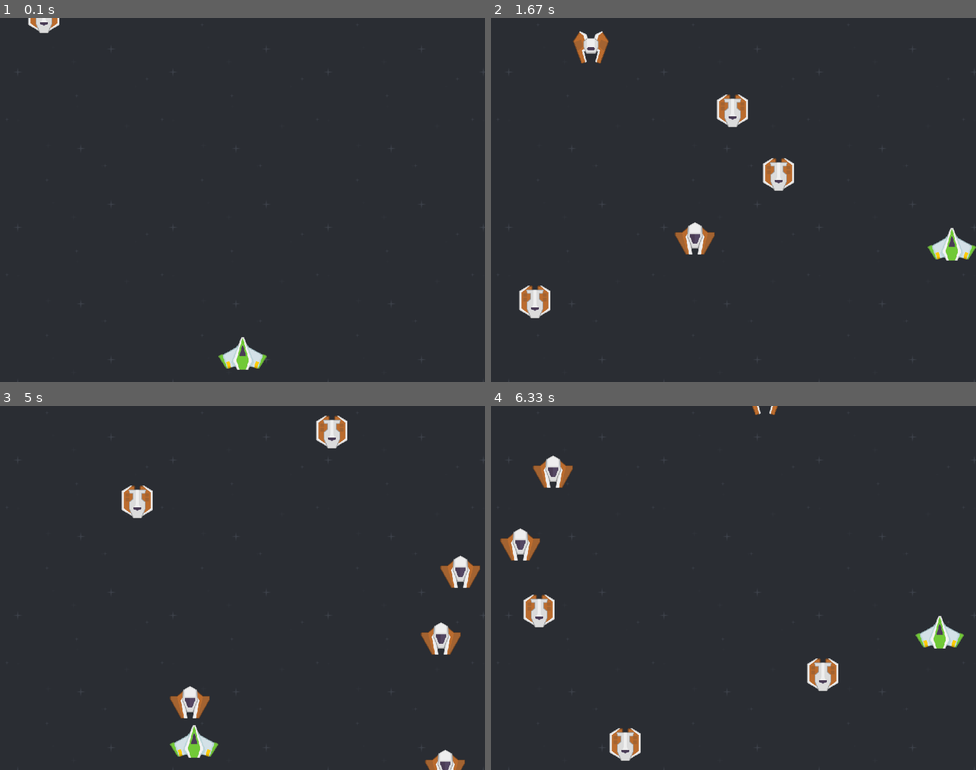
Above: before the commit, frames 1-4 (two rows, left to right).
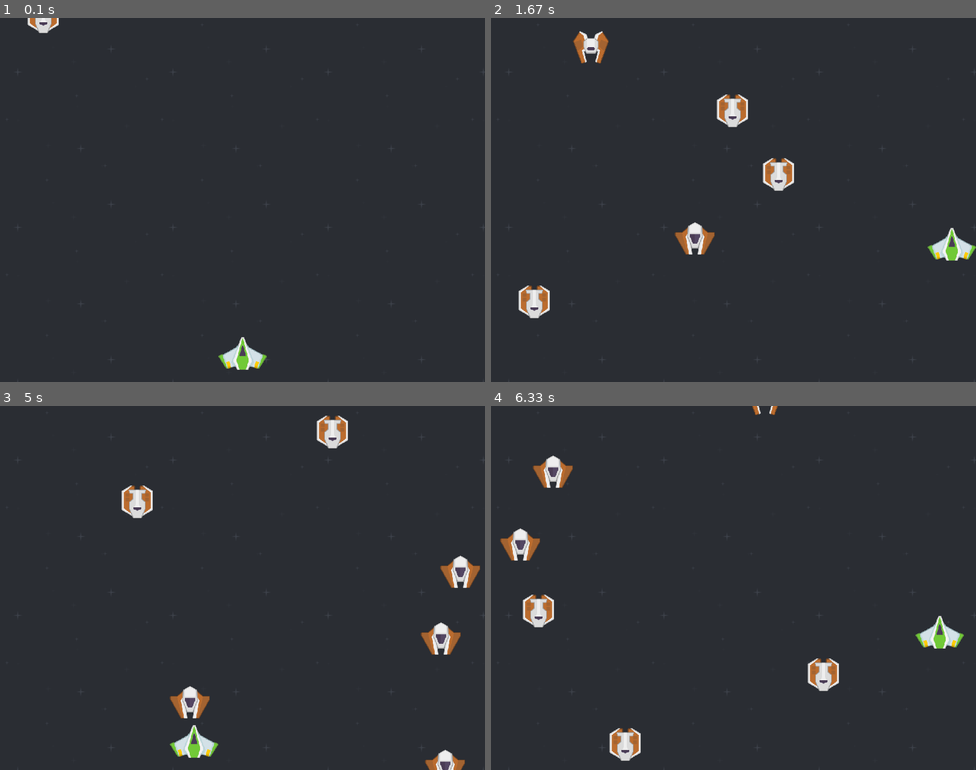
Above: after the commit, the same moments.

Repository: jguillo/curso-pygame
Game: pygame game, started from 5-enemigos.py
Two runs of this game, one before a commit and one after it. Both use one fixed random seed, a clock stepped at 60 frames per second and the inputs below.
Inputs:
- Up to frame 1 (0.1 s): no input
- Up to frame 2 (1.67 s): hold Right 0.33-0.8 s; hold Up 0.83-1.13 s; hold Right 1.17-1.63 s
- Up to frame 3 (5 s): hold Left 1.67-2.2 s; hold Down 2.23-2.53 s; hold Left 2.57-2.97 s; hold Up 3-3.37 s; hold Right 3.4-4.03 s; hold Down 4.07-4.43 s; hold Left 4.47-4.93 s; hold Right from 4.97 s (still down)
- Up to frame 4 (6.33 s): release Right at 5.43 s; hold Up 5.47-5.77 s; hold Right 5.8-6.27 s; hold Left from 6.3 s (still down)

The runs differ from the first frame. In frame 1, less than 0.1% of the frame differs, in the area x 5-13%, y 0-5%; in frame 2, 0.1%; in frame 3, 0.1%; in frame 4, 0.3%, in the area x 6-72%, y 51-79%.

Commit message:
Métodos de Rect y transformaciones

Diff:
--- a/5-enemigos.py
+++ b/5-enemigos.py
@@ -103,7 +103,7 @@
         # Reduce el tamaño de la imagen
         self.image = pygame.transform.scale(ship, self.rect.size)
         # Posición horizontal aleatoria en todo el ancho de la ventana
-        self.rect.x = random.uniform(0, WIDTH - self.rect.width)
+        self.rect.x = random.randint(0, WIDTH - self.rect.width)
         # Posición vertical por encima del borde superior
         self.rect.y = -self.rect.height
         # Velocidad horizontal aleatoria (izquierda, abajo, derecha)
--- a/6-balas.py
+++ b/6-balas.py
@@ -105,7 +105,7 @@
         # Reduce el tamaño de la imagen
         self.image = pygame.transform.scale(ship, self.rect.size)
         # Posición horizontal aleatoria en todo el ancho de la ventana
-        self.rect.x = random.uniform(0, WIDTH - self.rect.width)
+        self.rect.x = random.randint(0, WIDTH - self.rect.width)
         # Posición vertical por encima del borde superior
         self.rect.y = -self.rect.height
         # Velocidad horizontal aleatoria (izquierda, abajo, derecha)
--- a/7-colisiones.py
+++ b/7-colisiones.py
@@ -105,7 +105,7 @@
         # Reduce el tamaño de la imagen
         self.image = pygame.transform.scale(ship, self.rect.size)
         # Posición horizontal aleatoria en todo el ancho de la ventana
-        self.rect.x = random.uniform(0, WIDTH - self.rect.width)
+        self.rect.x = random.randint(0, WIDTH - self.rect.width)
         # Posición vertical por encima del borde superior
         self.rect.y = -self.rect.height
         # Velocidad horizontal aleatoria (izquierda, abajo, derecha)
--- a/8-textos.py
+++ b/8-textos.py
@@ -119,7 +119,7 @@
         # Reduce el tamaño de la imagen
         self.image = pygame.transform.scale(ship, self.rect.size)
         # Posición horizontal aleatoria en todo el ancho de la ventana
-        self.rect.x = random.uniform(0, WIDTH - self.rect.width)
+        self.rect.x = random.randint(0, WIDTH - self.rect.width)
         # Posición vertical por encima del borde superior
         self.rect.y = -self.rect.height
         # Velocidad horizontal aleatoria (izquierda, abajo, derecha)
--- a/9-sonido.py
+++ b/9-sonido.py
@@ -135,7 +135,7 @@
         # Reduce el tamaño de la imagen
         self.image = pygame.transform.scale(ship, self.rect.size)
         # Posición horizontal aleatoria en todo el ancho de la ventana
-        self.rect.x = random.uniform(0, WIDTH - self.rect.width)
+        self.rect.x = random.randint(0, WIDTH - self.rect.width)
         # Posición vertical por encima del borde superior
         self.rect.y = -self.rect.height
         # Velocidad horizontal aleatoria (izquierda, abajo, derecha)
--- a/space-shooter.py
+++ b/space-shooter.py
@@ -135,7 +135,7 @@
         # Reduce el tamaño de la imagen
         self.image = pygame.transform.scale(ship, self.rect.size)
         # Posición horizontal aleatoria en todo el ancho de la ventana
-        self.rect.x = random.uniform(0, WIDTH - self.rect.width)
+        self.rect.x = random.randint(0, WIDTH - self.rect.width)
         # Posición vertical por encima del borde superior
         self.rect.y = -self.rect.height
         # Velocidad horizontal aleatoria (izquierda, abajo, derecha)
Not shown, changed: Videojuegos con Pygame.pdf
